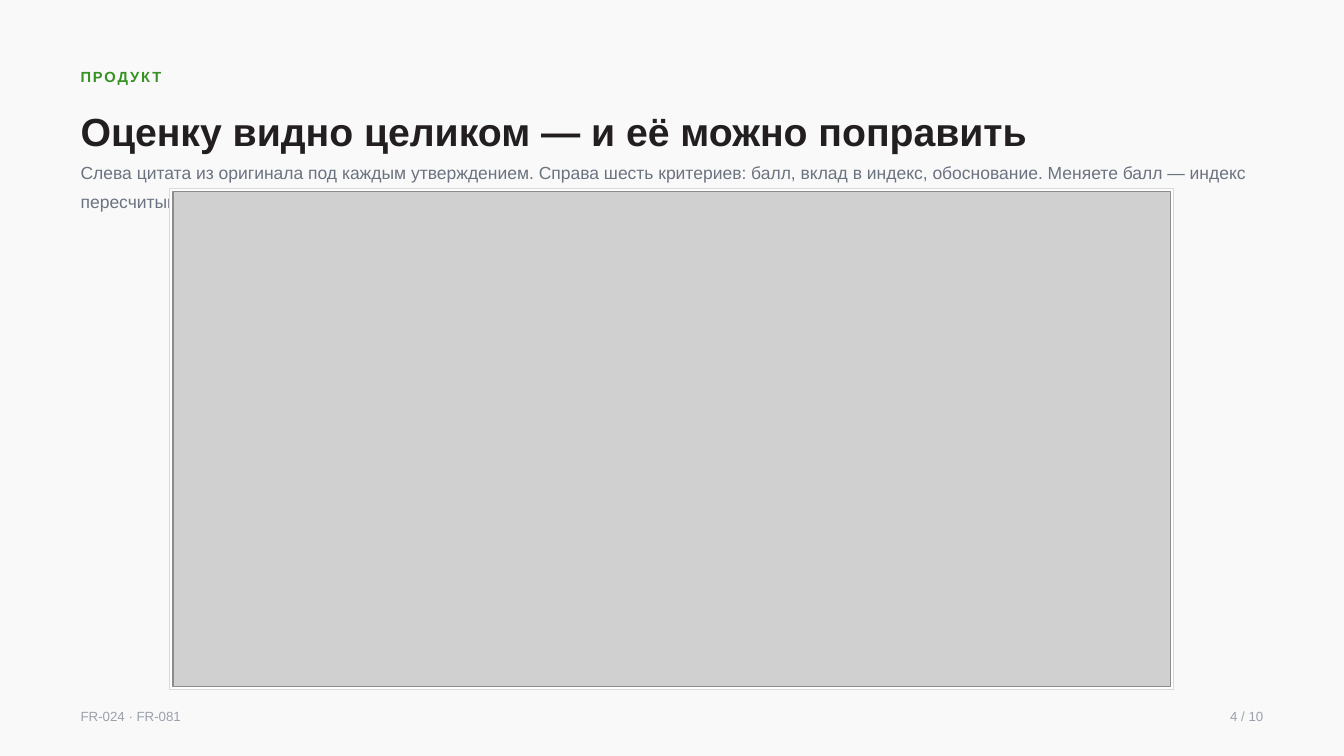
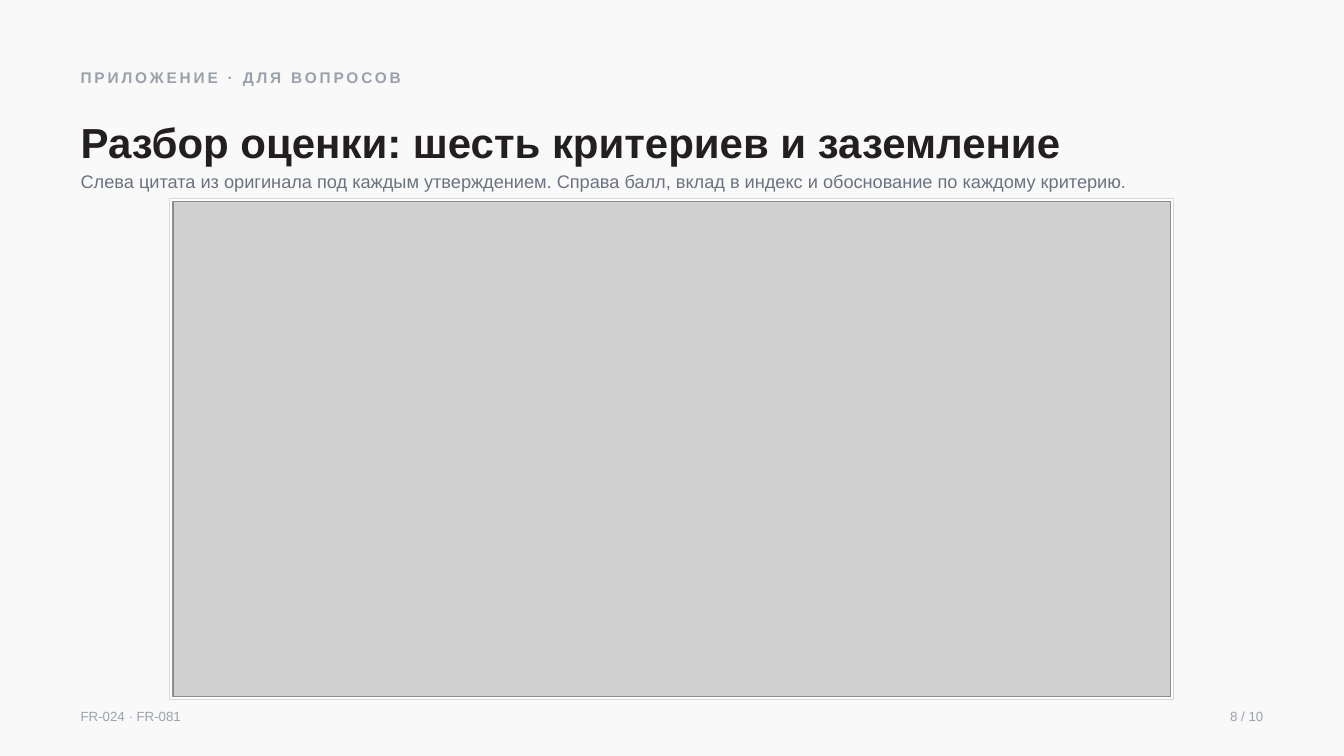
Before and after one commit to veceloe/ai-gpr-center-cifra, a slide deck: slide 9 of docs/product/build/presentation.pptx (slide 5 before the commit). Drawn at 1344x756 pixels with LibreOffice and Linux fonts; fonts in the diff are those of the drawing; grey boxes stand for pictures. Boxes give left, top, right and bottom in pixels: in the first picture for what was removed or moved away, otherwise in the second. Text is boxed around its words. In the diff, an @@ line names an element or a change of style, - is before the commit and + after.

```diff
--- a/docs/product/build/presentation.pptx
+++ b/docs/product/build/presentation.pptx
@@ text at (81, 72, 401, 86): text changed; size 10.5 to 11 pt; text colour #379123 to #9AA1AB @@
-ПРОДУКТ
+ПРИЛОЖЕНИЕ · ДЛЯ ВОПРОСОВ
@@ text at (81, 127, 1060, 167): text changed; size 28 to 30 pt @@
-Оценку видно целиком — и её можно поправить
+Разбор оценки: шесть критериев и заземление
@@ text at (81, 175, 1126, 192): text changed; size 12.5 to 13 pt @@
-Слева цитата из оригинала под каждым утверждением. Справа шесть критериев: балл, вклад в индекс, обоснование. Меняете балл — индекс пересчитывается сразу.
+Слева цитата из оригинала под каждым утверждением. Справа балл, вклад в индекс и обоснование по каждому критерию.
@@ rectangle: place and size @@
-rectangle at (170, 189, 1175, 690)
+rectangle at (170, 199, 1175, 700)
@@ picture: place and size @@
-picture at (173, 192, 1172, 687)
+picture at (173, 202, 1172, 697)
@@ text at (1230, 712, 1264, 721): text changed @@
-4 / 10
+8 / 10
```
Also in this commit, not shown: 8 other slides changed, 1 slide added, 1 slide removed, 4 other files.
